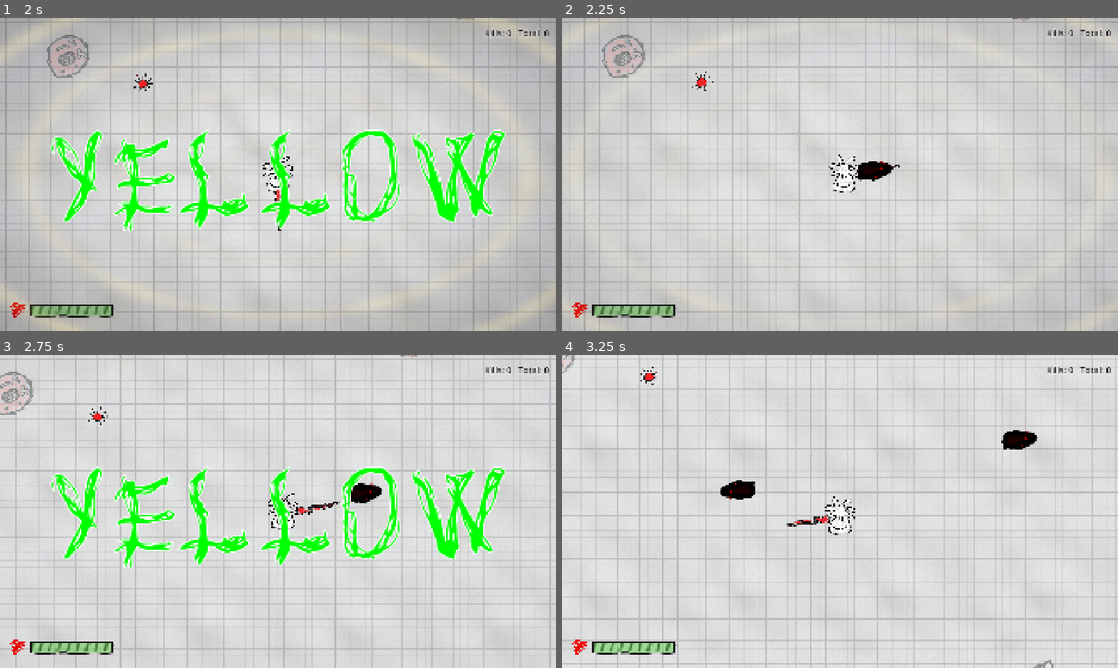
Above: before the commit, frames 1-4 (two rows, left to right).
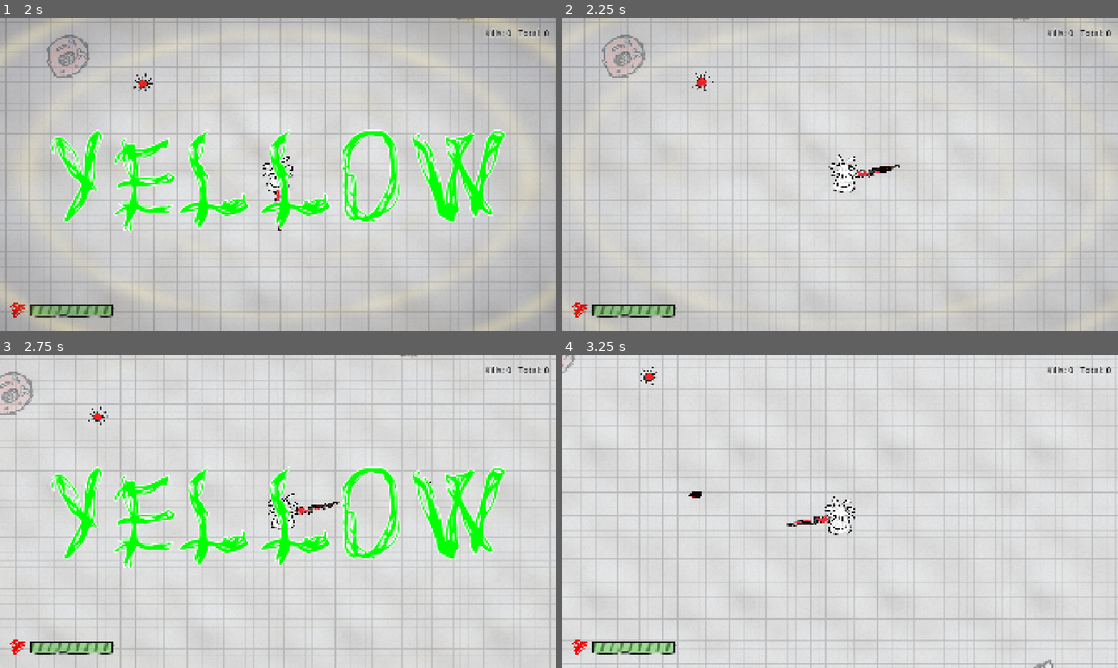
Above: after the commit, the same moments.

Repository: qwontie/kogni-game-jam-2026
Game: Godot game, scene res://scenes/MainMenu.tscn
Two runs of this game, one before a commit and one after it. Both use one fixed random seed, a clock stepped at 60 frames per second and the inputs below.
Inputs (mouse positions are in pixels of both pictures, inside the frame that each line leads up to):
- Up to frame 1 (2 s): click "PLAY" at 0.5 s; click "PLAY" at 1.25 s
- Up to frame 2 (2.25 s): tap Enter (ui_accept) at 2 s; move the mouse to (962, 158) at 2.02 s; hold D (ui_right) from 2.03 s (still down); click (962, 158) at 2.1 s
- Up to frame 3 (2.75 s): keep holding D (ui_right); tap Enter (ui_accept) at 2.27 s
- Up to frame 4 (3.25 s): move the mouse to (728, 527) at 2.77 s; release D (ui_right) at 2.78 s; hold S (ui_down) from 2.78 s (still down); click (728, 527) at 2.85 s; tap Enter (ui_accept) at 3.02 s

Frame 1 is identical in both runs. In frame 2, 0.3% of the frame differs, in the area x 53-60%, y 45-53%; in frame 3, 0.3%; in frame 4, 0.7%, in the area x 22-86%, y 24-47%.

Commit message:
Throttle spawns and cap enemy attachments
- Slow bullet, spawn, and difficulty pacing
- Aim bullets toward the mouse cursor
- Limit active enemies and attached enemies to reduce crowding

Diff:
--- a/scenes/objects/Bullet.tscn
+++ b/scenes/objects/Bullet.tscn
@@ -4,17 +4,17 @@
 [ext_resource type="Texture2D" uid="uid://brkqaaud2m1we" path="res://assets/bullet.png" id="2_d4b24"]
 
 [sub_resource type="RectangleShape2D" id="RectangleShape2D_d4b24"]
-size = Vector2(40, 20)
+size = Vector2(22, 10)
 
 [node name="Bullet" type="Area2D" unique_id=1724455469]
 collision_layer = 2
 script = ExtResource("1_wv221")
 
 [node name="Sprite2D" type="Sprite2D" parent="." unique_id=679393277]
+scale = Vector2(0.35, 0.35)
 texture = ExtResource("2_d4b24")
 
 [node name="CollisionShape2D" type="CollisionShape2D" parent="." unique_id=684000175]
-position = Vector2(-0.5, -1.5)
 shape = SubResource("RectangleShape2D_d4b24")
 
 [node name="VisibleOnScreenNotifier2D" type="VisibleOnScreenNotifier2D" parent="." unique_id=756574939]
--- a/scenes/objects/area_2d.gd
+++ b/scenes/objects/area_2d.gd
@@ -1,6 +1,6 @@
 extends Area2D
 
-@export var speed: float = 800.0
+@export var speed: float = 1200.0
 
 func _ready():
 	body_entered.connect(_on_body_entered)
--- a/scenes/objects/weapon_pivot.gd
+++ b/scenes/objects/weapon_pivot.gd
@@ -44,5 +44,9 @@
 	var bullet = bullet_scene.instantiate()
 	get_tree().root.add_child(bullet)
 	bullet.global_position = muzzle.global_position
-	bullet.rotation = global_rotation
+	var aim_dir: Vector2 = get_global_mouse_position() - muzzle.global_position
+	if aim_dir.length_squared() > 0.0001:
+		bullet.rotation = aim_dir.angle()
+	else:
+		bullet.rotation = global_rotation
 	bullet.modulate = GameState.current_weapon_color
--- a/scripts/GameState.gd
+++ b/scripts/GameState.gd
@@ -6,8 +6,8 @@
 # --- DIFFICULTY SCALING ---
 var time_elapsed: float = 0.0
 @export_group("Difficulty Scaling")
-@export var difficulty_ramp: float = 0.9
-@export var min_spawn_interval: float = 0.25
+@export var difficulty_ramp: float = 0.45
+@export var min_spawn_interval: float = 0.5
 @export var min_stroop_interval: float = 2.0
 
 # --- HEALTH ---
@@ -57,18 +57,19 @@
 
 # --- SPAWNER ---
 @export_group("Spawner Settings")
-@export var spawn_interval: float = 1.4
+@export var spawn_interval: float = 1.9
 @export var min_distance: float = 400.0
 @export var max_distance: float = 800.0
+@export var max_alive_enemies: int = 14
 
 @export_group("Spawn Juice")
 @export var telegraph_time: float = 0.4
-@export var calm_duration_min: float = 2.5
-@export var calm_duration_max: float = 4.0
-@export var burst_duration_min: float = 3.0
-@export var burst_duration_max: float = 5.0
-@export var calm_rate_mult: float = 1.2
-@export var burst_rate_mult: float = 0.4
+@export var calm_duration_min: float = 3.0
+@export var calm_duration_max: float = 5.0
+@export var burst_duration_min: float = 2.0
+@export var burst_duration_max: float = 3.5
+@export var calm_rate_mult: float = 1.4
+@export var burst_rate_mult: float = 0.55
 @export var stroop_bias_window: float = 3.0
 @export var stroop_bias_target_chance: float = 0.65
 @export var pity_heal_hp_threshold: float = 0.3
@@ -133,7 +134,10 @@
 		var rate_mult: float = calm_rate_mult if phase == Phase.CALM else burst_rate_mult
 		var actual_spawn_rate := maxf(min_spawn_interval, (spawn_interval * rate_mult) / difficulty_modifier)
 		spawn_timer = actual_spawn_rate
-		_trigger_pattern(difficulty_modifier)
+		# Soft cap — if the arena is already crowded, skip this tick so the
+		# player gets a moment to clear bodies before the next wave drops.
+		if _alive_enemy_count() < max_alive_enemies:
+			_trigger_pattern(difficulty_modifier)
 
 func _swap_phase() -> void:
 	if phase == Phase.CALM:
@@ -329,6 +333,9 @@
 		enemy.speed *= speed_boost
 	parent.add_child(enemy)
 	enemy.global_position = pos
+
+func _alive_enemy_count() -> int:
+	return get_tree().get_nodes_in_group("enemy").size()
 
 func _spawn_parent() -> Node:
 	if player_ref and player_ref.get_parent():
--- a/scripts/enemy.gd
+++ b/scripts/enemy.gd
@@ -7,6 +7,7 @@
 @export var attach_damage_interval: float = 0.5
 @export var attach_distance: float = 96.0
 @export var detach_opposite_dot: float = -0.55
+@export var max_attached_global: int = 3
 
 const ENEMY_TEXTURES := {
 	"red": preload("res://assets/enemy_red.png"),
@@ -170,6 +171,13 @@
 func is_attached_to_player() -> bool:
 	return attached
 
+func _attached_count() -> int:
+	var n := 0
+	for node in get_tree().get_nodes_in_group("enemy"):
+		if node != self and node.has_method("is_attached_to_player") and node.is_attached_to_player():
+			n += 1
+	return n
+
 func try_detach_with_dash(dash_direction: Vector2) -> bool:
 	if not attached or dash_direction == Vector2.ZERO:
 		return false
@@ -200,6 +208,13 @@
 			if GameState.is_peace:
 				# Truce — bump and slide, no attach, no damage.
 				return
+			if _attached_count() >= max_attached_global:
+				# Already enough bugs latched on — punch and die instead of
+				# piling on (the dogpile is what causes the position glitch).
+				if collider.has_method("take_damage"):
+					collider.take_damage(GameState.hit_damage)
+				queue_free()
+				return
 			_attach_to_player(collider)
 			return
 
